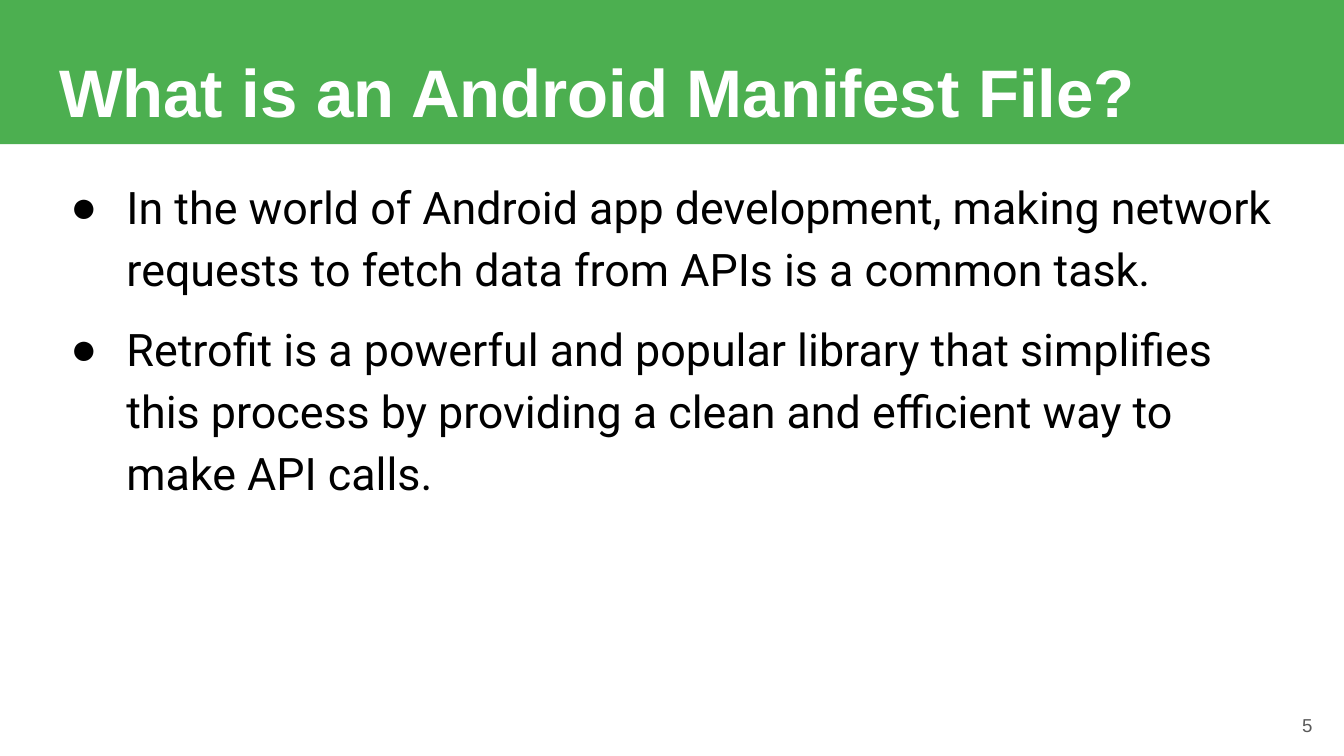
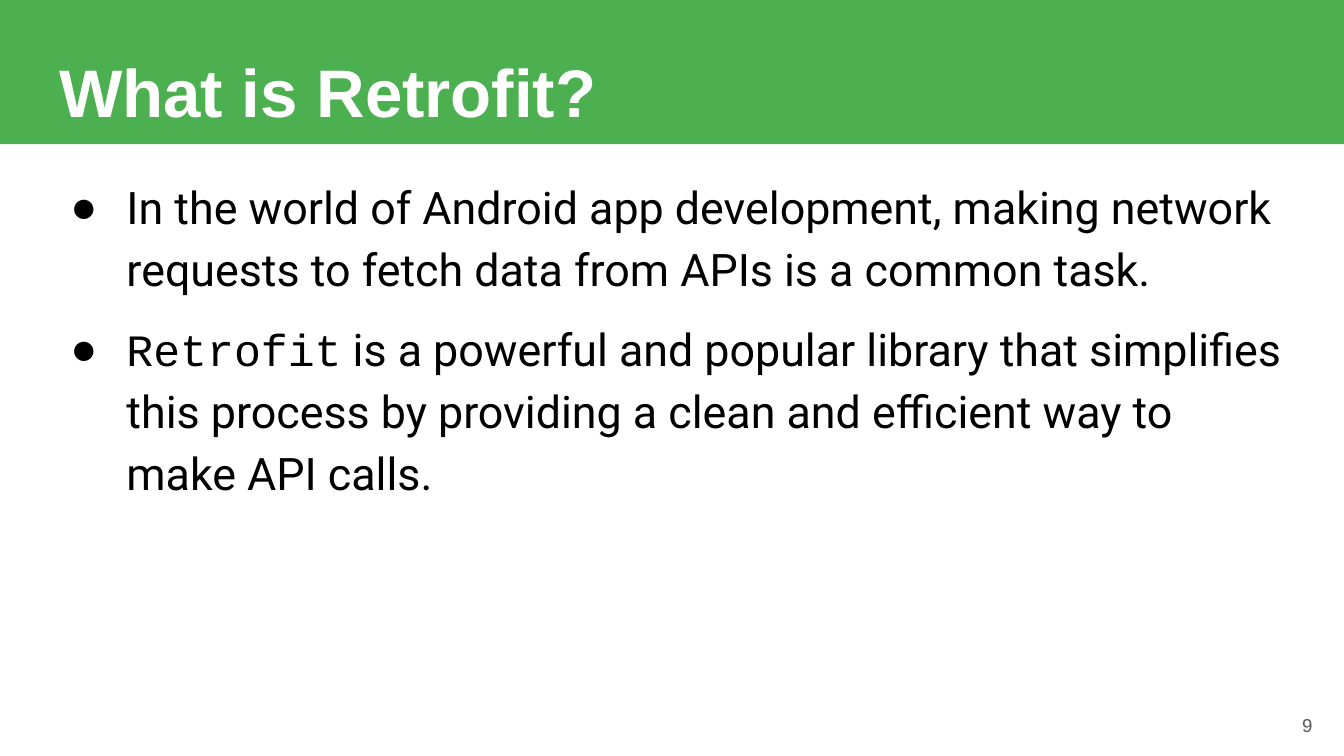
Before and after one commit to robitussin/CTAPDEVL, a slide deck: slide 9 of Week 12/Retrofit.pptx (slide 5 before the commit). Drawn at 1344x756 pixels with LibreOffice and Linux fonts; fonts in the diff are those of the drawing. Boxes give left, top, right and bottom in pixels: in the first picture for what was removed or moved away, otherwise in the second. Text is boxed around its words. In the diff, an @@ line names an element or a change of style, - is before the commit and + after.

```diff
--- a/Week 12/Retrofit.pptx
+++ b/Week 12/Retrofit.pptx
@@ title at [59,68,597,118]: text changed @@
-What is an Android Manifest File?
+What is Retrofit?
@@ text at [126,332,1281,491]: font Roboto to Courier New in "Retrofit" @@
@@ page number at [1302,719,1312,732]: text changed @@
-5
+9
```
Also in this commit, not shown: 4 other slides changed, 7 slides added, 48 other files.
